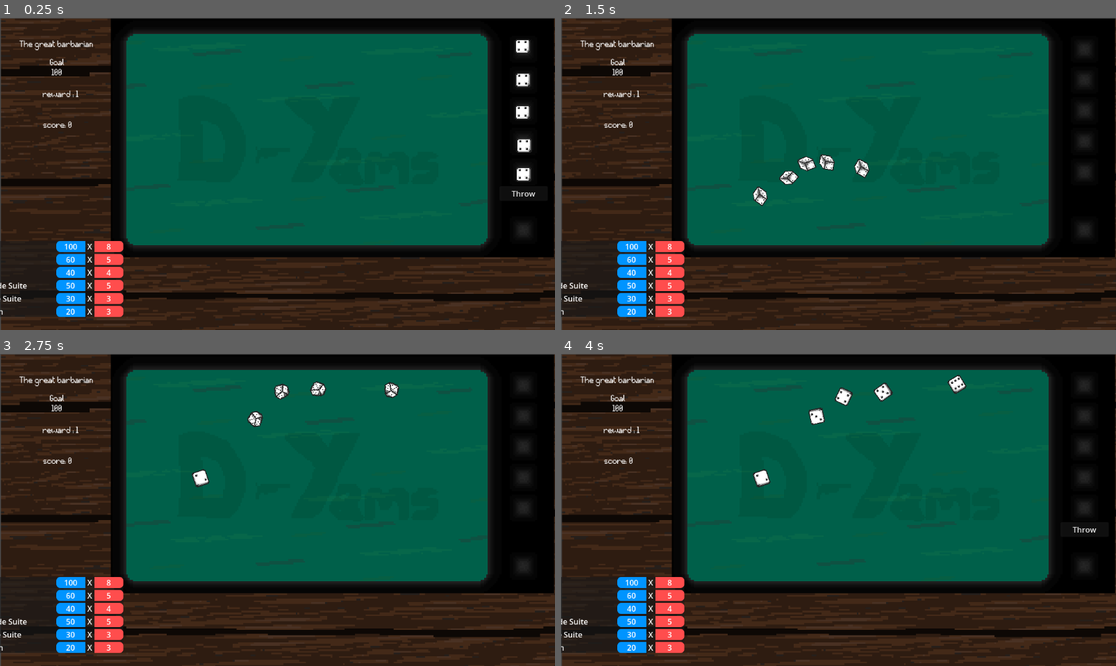
Above: before the commit, frames 1-4 (two rows, left to right).
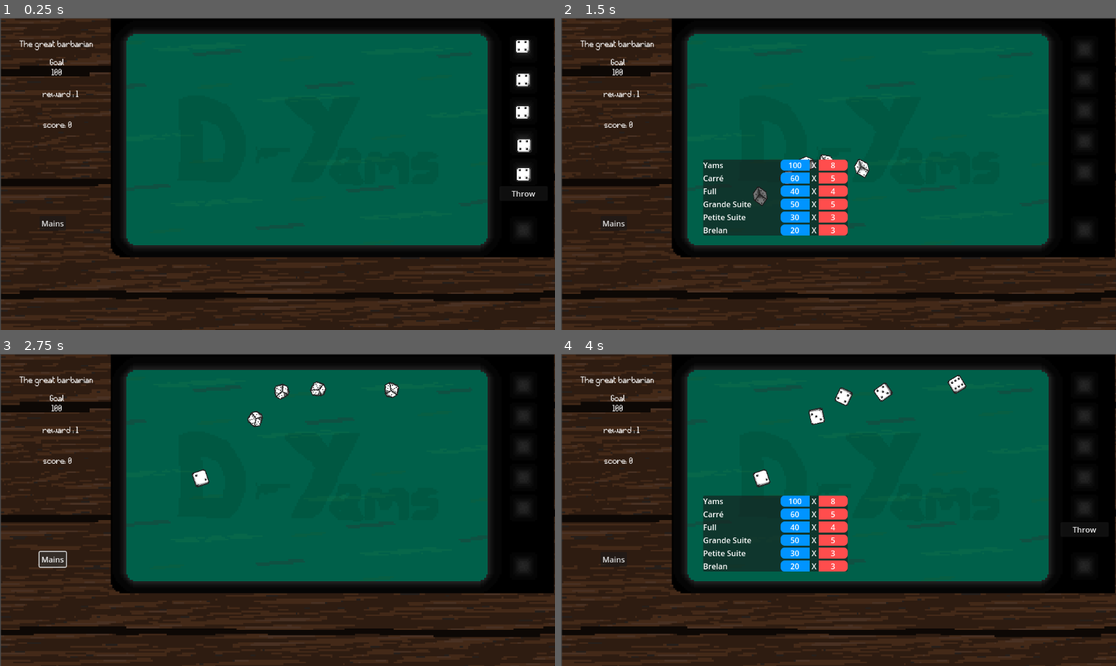
Above: after the commit, the same moments.

Repository: geoffrey66280/D-yams
Game: Godot game, scene res://scenes/game.tscn
The game is run twice, just before and just after one commit, with the same random seed, the same clock (stepped at 60 frames per second) and the same inputs. This scene is started directly instead of the project's main scene.
Inputs (mouse positions are in pixels of both pictures, inside the frame that each line leads up to):
- Up to frame 1 (0.25 s): no input
- Up to frame 2 (1.5 s): click (616, 223) at 0.5 s, where only the run after the commit has a clickable "Mains"; click "Throw" at 1.25 s
- Up to frame 3 (2.75 s): click (55, 559) at 2 s, where only the run after the commit has a clickable "Mains"
- Up to frame 4 (4 s): click (616, 559) at 2.75 s, where only the run after the commit has a clickable "Mains"; click "Keep" at 3.5 s

The runs differ from the first frame. In frame 1, 3.3% of the frame differs, in the area x 0-23%, y 64-96%; in frame 2, 9.6%; in frame 3, 3.4%; in frame 4, 9.7%, in the area x 0-52%, y 45-96%.

Commit message:
Button "Mains" prints popupCombination

Diff:
--- a/scenes/game.tscn
+++ b/scenes/game.tscn
@@ -32,8 +32,17 @@
 metadata/_edit_use_anchors_ = true
 
 [node name="PopupCombination" parent="." instance=ExtResource("4_lbhrr")]
-offset_left = -470.0
-offset_top = 218.0
-offset_right = -470.0
-offset_bottom = 218.0
+offset_left = -131.0
+offset_top = 49.0
+offset_right = -131.0
+offset_bottom = 49.0
 metadata/_edit_use_anchors_ = true
+
+[node name="Button" type="Button" parent="."]
+offset_left = -494.0
+offset_top = 87.0
+offset_right = -439.0
+offset_bottom = 118.0
+text = "Mains"
+
+[connection signal="pressed" from="Button" to="." method="_on_button_pressed"]
--- a/scenes/popup_combination.gd
+++ b/scenes/popup_combination.gd
@@ -14,6 +14,7 @@
 ]
 
 func _ready():
+	visible = false
 	generer_la_liste()
 
 func generer_la_liste():
--- a/scripts/game.gd
+++ b/scripts/game.gd
@@ -9,3 +9,7 @@
 # Called every frame. 'delta' is the elapsed time since the previous frame.
 func _process(delta: float) -> void:
 	pass
+
+
+func _on_button_pressed():
+	$PopupCombination.visible = not $PopupCombination.visible
Not shown: 1 places in scenes/game.tscn that only renumber resources
Not shown: 1 places in scenes/throwing_dices.tscn that only renumber resources
